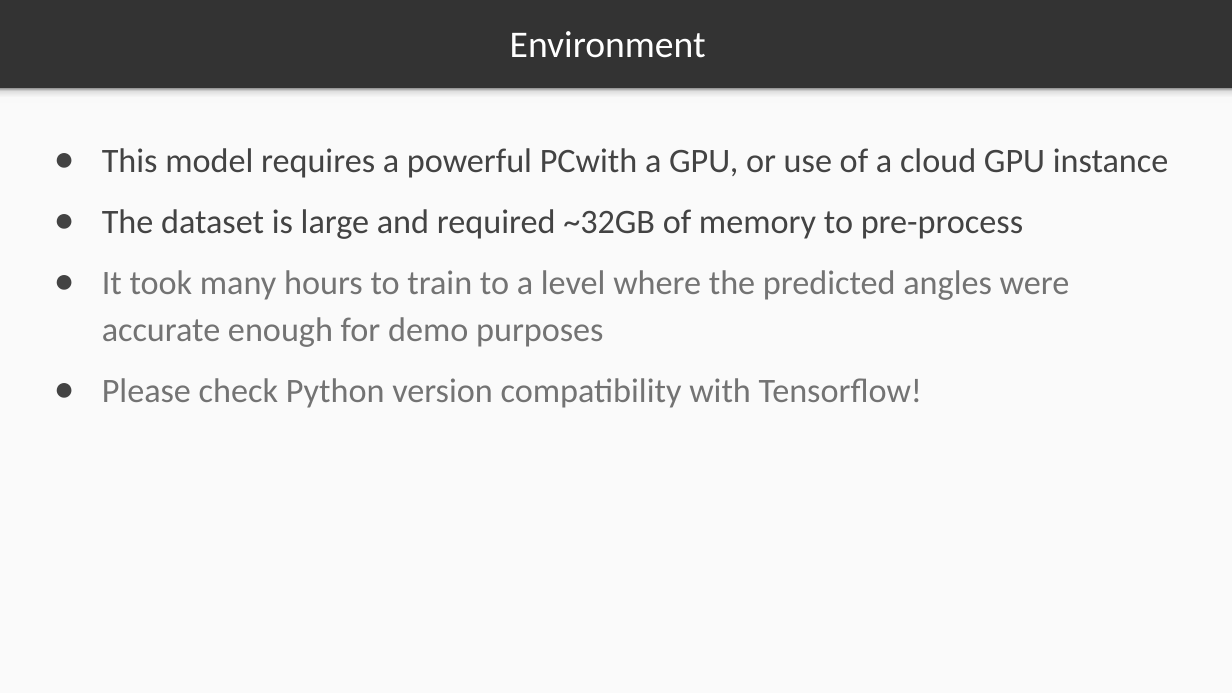
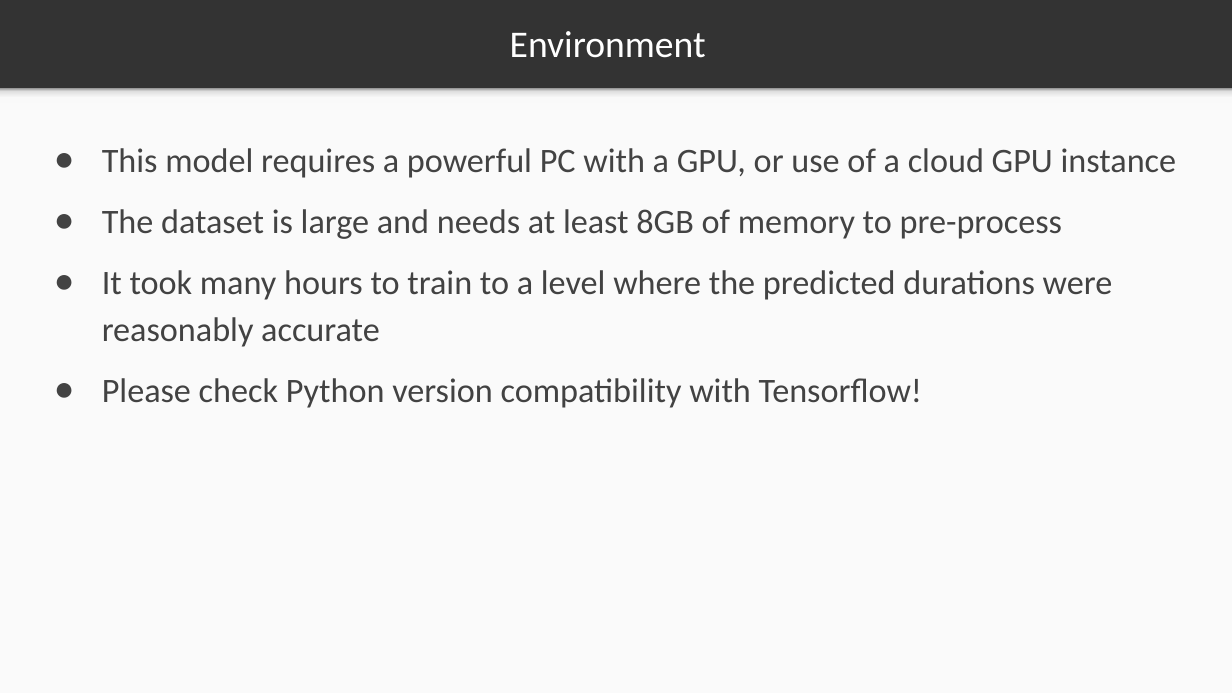
Before and after one commit to markstrefford/1.-Learning-Python-AI-by-Example, a slide deck: slide 6 of 3. Predicting Taxi Ride Duration/Slides/3.1.pptx (slide 9 before the commit). Drawn at 1232x693 pixels with LibreOffice and Linux fonts; fonts in the diff are those of the drawing. Boxes give left, top, right and bottom in pixels: in the first picture for what was removed or moved away, otherwise in the second. Text is boxed around its words. In the diff, an @@ line names an element or a change of style, - is before the commit and + after.

```diff
--- a/3. Predicting Taxi Ride Duration/Slides/3.1.pptx
+++ b/3. Predicting Taxi Ride Duration/Slides/3.1.pptx
@@ text at (x1=102, y1=148, x2=1177, y2=347): text changed @@
-● This model requires a powerful PCwith a GPU, or use of a cloud GPU instance
-● The dataset is large and required ~32GB of memory to pre-process
-● It took many hours to train to a level where the predicted angles were accurate enough for demo purposes
+● This model requires a powerful PC with a GPU, or use of a cloud GPU instance
+● The dataset is large and needs at least 8GB of memory to pre-process
+● It took many hours to train to a level where the predicted durations were reasonably accurate
@@ text at (x1=102, y1=378, x2=922, y2=408): text colour #737373 to #424242 in "Please check Python version compatibility with Tensorflow!" @@
```
Also in this commit, not shown: 18 other slides changed, 4 slides added, 5 slides removed, 4 other files.
